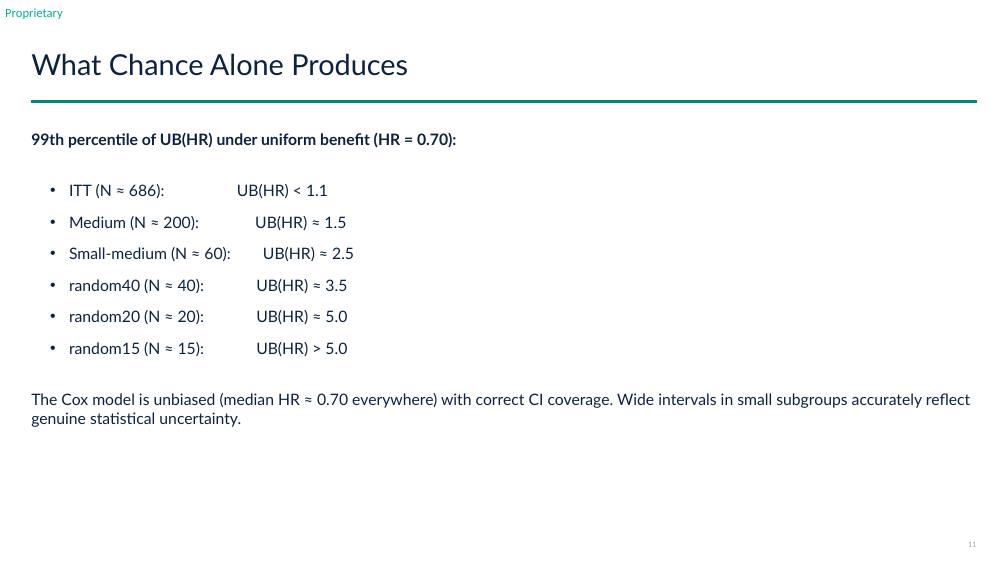
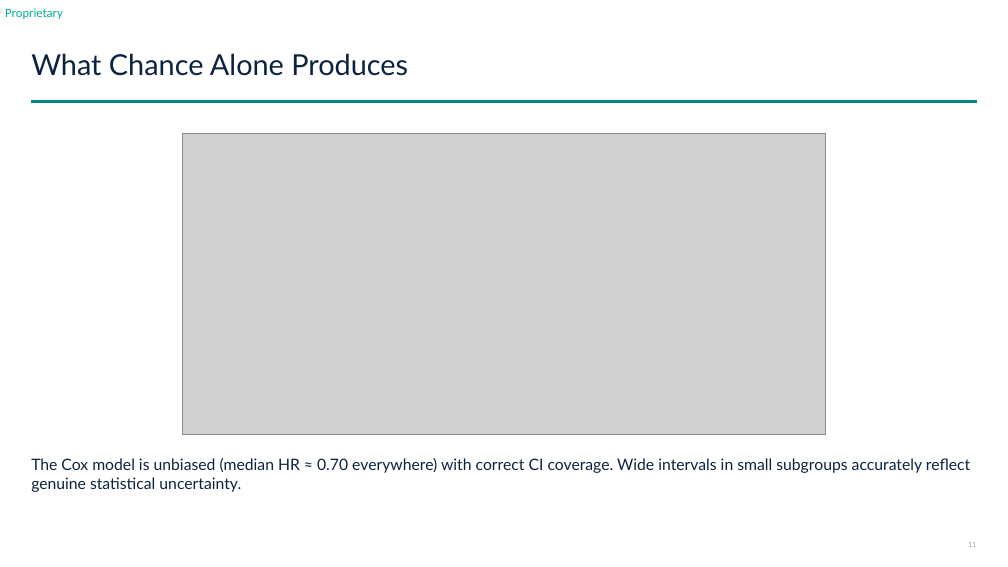
Before and after one commit to larry-leon/forestsearch, a slide deck: slide 11 of dev/temp_share/small picos psi LFL.pptx. Drawn at 1008x567 pixels with LibreOffice and Linux fonts; fonts in the diff are those of the drawing; grey boxes stand for pictures; background and template pictures are left out. Boxes give left, top, right and bottom in pixels: in the first picture for what was removed or moved away, otherwise in the second. Text is boxed around its words. In the diff, an @@ line names an element or a change of style, - is before the commit and + after.

```diff
--- a/dev/temp_share/small picos psi LFL.pptx
+++ b/dev/temp_share/small picos psi LFL.pptx
@@ text at box(31, 133, 456, 356): paragraphs removed @@
-99th percentile of UB(HR) under uniform benefit (HR = 0.70):
-• ITT (N ≈ 686): UB(HR) < 1.1
-• Medium (N ≈ 200): UB(HR) ≈ 1.5
-• Small-medium (N ≈ 60): UB(HR) ≈ 2.5
-• random40 (N ≈ 40): UB(HR) ≈ 3.5
-• random20 (N ≈ 20): UB(HR) ≈ 5.0
-• random15 (N ≈ 15): UB(HR) > 5.0
@@ picture added at box(183, 133, 826, 434) @@
```
Also in this commit, not shown: 3 other slides changed.
